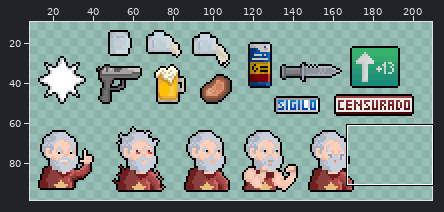
Two versions of one sprite sheet, Assets/Sprites/Combo.png. Above, an overview of the earlier version with the close-up marked.
Close-up. First the earlier version:
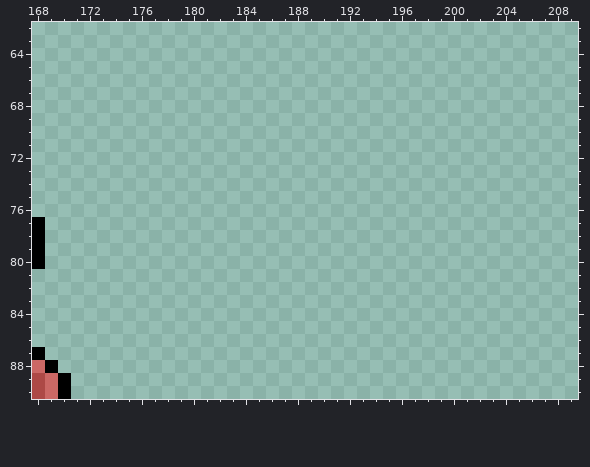
The file is 256x240 pixels. Pixels under 10% opacity are left out. Colours within 5 levels of each other are drawn and written as one. Shown: x 168..209, y 62..90. The wide view leaves out empty margins.
The result:
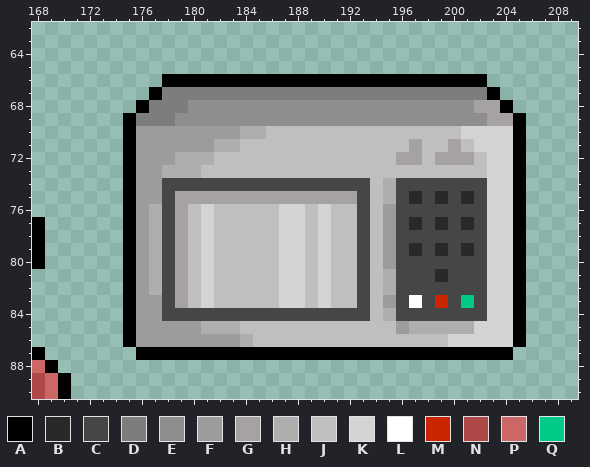
Palette (. is transparent): A #000000  B #2a2828  C #464646  D #7d7d7d  E #8e8e8e  F #9c9c9c  G #a6a2a2  H #aeaeae  J #bfbfbf  K #d4d4d4  L #ffffff  M #ca2500  N #ad4946  P #cb6865  Q #00ca87
The edit:
y 66: x 178..202 ......................... -> AAAAAAAAAAAAAAAAAAAAAAAAA
y 67: x 177..203 ........................... -> ADDDDDDDDDDDDDDDDDDDDDDDDDA
y 68: x 176..204 ............................. -> ADDDEEEEEEEEEEEEEEEEEEEEEEGGA
y 69: x 175..205 ............................... -> ADDDEEEEEEEEEEEEEEEEEEEEEEEEGGA
y 70: x 175..205 ............................... -> AFFFFFFFFHHJJJJJJJJJJJJJJJKKKKA
y 71: x 175..205 ............................... -> AFFFFFFHHJJJJJJJJJJJJJGJJGJKKKA
y 72: x 175..205 ............................... -> AFFFHHHJJJJJJJJJJJJJJGGJGGGJKKA
y 73: x 175..205 ............................... -> AFFHHHJJJJJJJJJJJJJJJJJJJJJJKKA
y 74: x 175..205 ............................... -> AFFCCCCCCCCCCCCCCCCJHCCCCCCCKKA
y 75: x 175..205 ............................... -> AFFCGGGGGGGGGGGGGGCJHCBCBCBCKKA
y 76: x 175..205 ............................... -> AFHCGJKJJJJJKKJKJJCJFCCCCCCCKKA
y 77: x 175..205 ............................... -> AFHCGJKJJJJJKKJKJJCJFCBCBCBCKKA
y 78: x 175..205 ............................... -> AFHCGJKJJJJJKKJKJJCJFCCCCCCCKKA
y 79: x 175..205 ............................... -> AFHCGJKJJJJJKKJKJJCJFCBCBCBCKKA
y 80: x 175..205 ............................... -> AFHCGJKJJJJJKKJKJJCJFCCCCCCCKKA
y 81: x 175..205 ............................... -> AFHCGJKJJJJJKKJKJJCJHCCCBCCCKKA
y 82: x 175..205 ............................... -> AFHCGJKJJJJJKKJKJJCJHCCCCCCCKKA
y 83: x 175..205 ............................... -> AFFCGJKJJJJJKKJKJJCJFCLCMCQCKKA
y 84: x 175..205 ............................... -> AFFCCCCCCCCCCCCCCCCJHCCCCCCCKKA
y 85: x 175..205 ............................... -> AFFFFFHHHJJJJJJJJJJJJFHHHHHKKKA
y 86: x 175..205 ............................... -> AFFFFFFFFHJJJJJJJJJJJJJJJKKKKKA
y 87: x 176..204 ............................. -> AAAAAAAAAAAAAAAAAAAAAAAAAAAAA
Where, in picture pixels (left, top, right, bottom), the same in both close-ups:
added: (123, 74, 526, 360)
